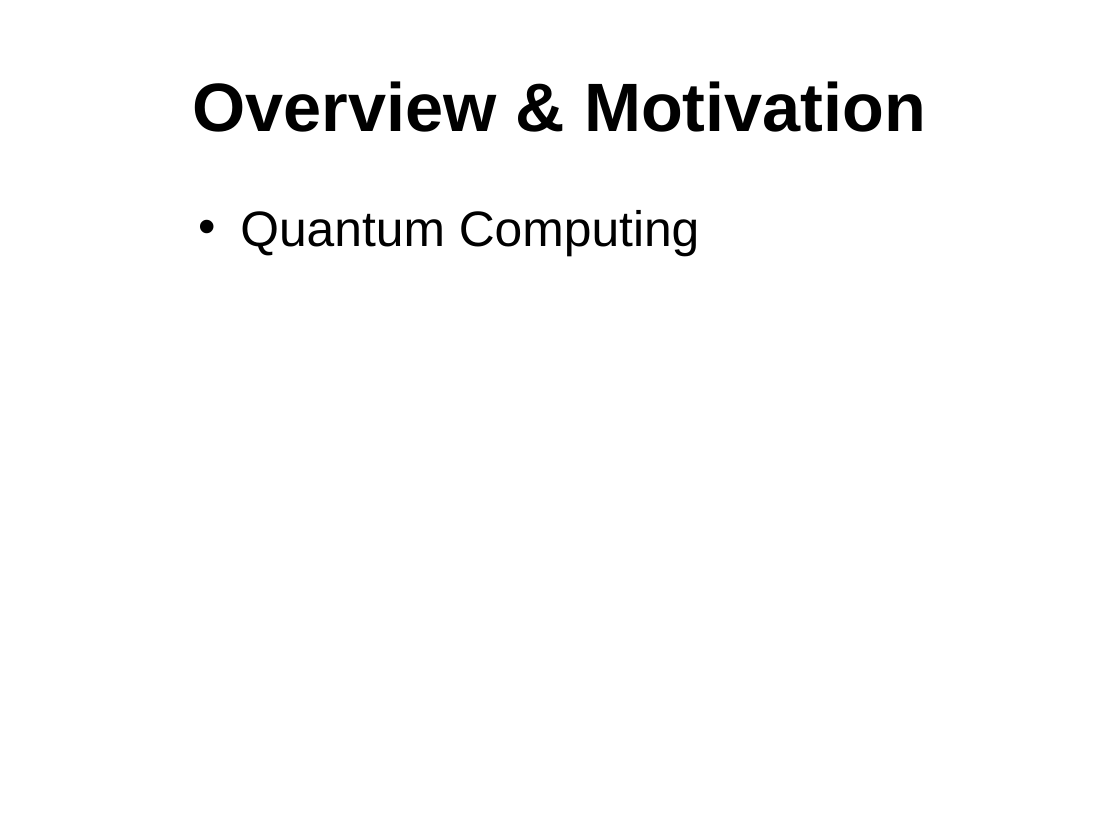
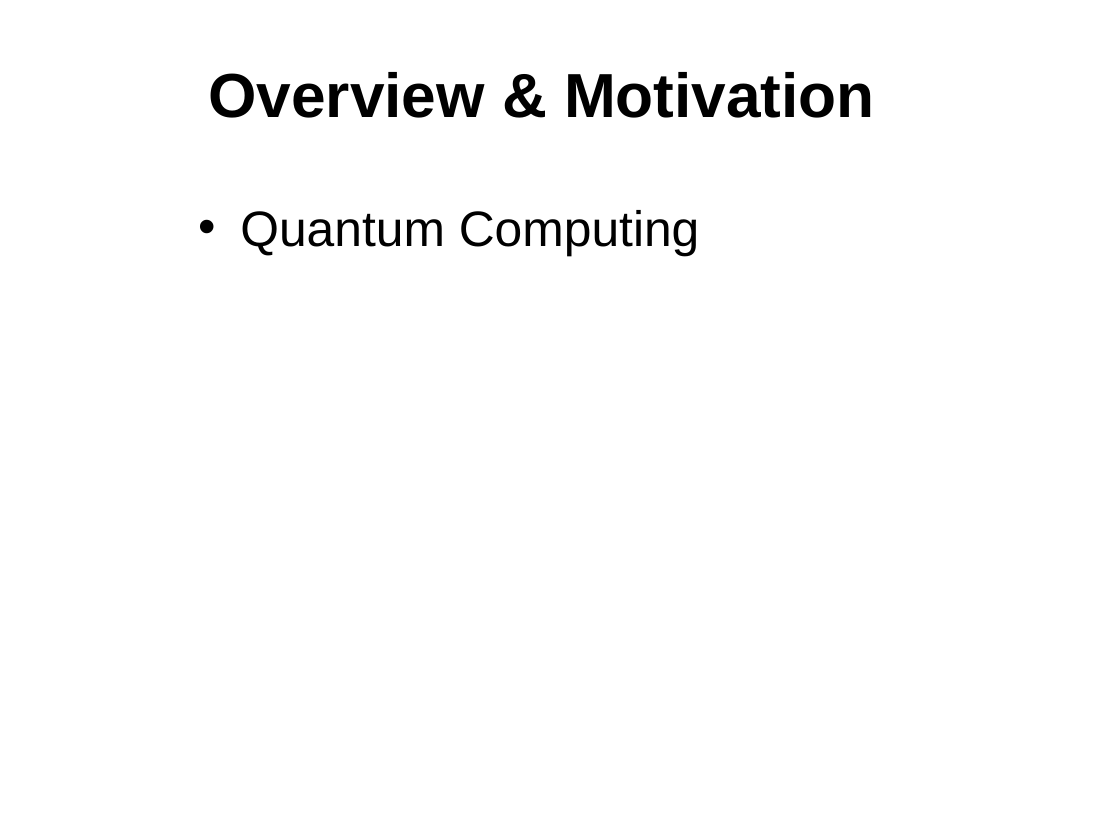
Before and after one commit to sdk21/PLT, a slide deck: slide 3 of Demo/Qlang.pptx. Drawn at 1120x840 pixels with LibreOffice and Linux fonts; fonts in the diff are those of the drawing; background and template pictures are left out. Boxes give left, top, right and bottom in pixels: in the first picture for what was removed or moved away, otherwise in the second. Text is boxed around its words. In the diff, an @@ line names an element or a change of style, - is before the commit and + after.

```diff
--- a/Demo/Qlang.pptx
+++ b/Demo/Qlang.pptx
@@ title "Overview & Motivation": place and size @@
-title "Overview & Motivation" at <box>193,81,926,132</box>
+title "Overview & Motivation" at <box>208,72,875,118</box>
@@ title "Overview & Motivation" at <box>208,72,875,118</box>: size 44 to 40 pt; alignment centre to left @@
```
Also in this commit, not shown: 3 other slides changed, 1 slide added, 4 slides removed.
